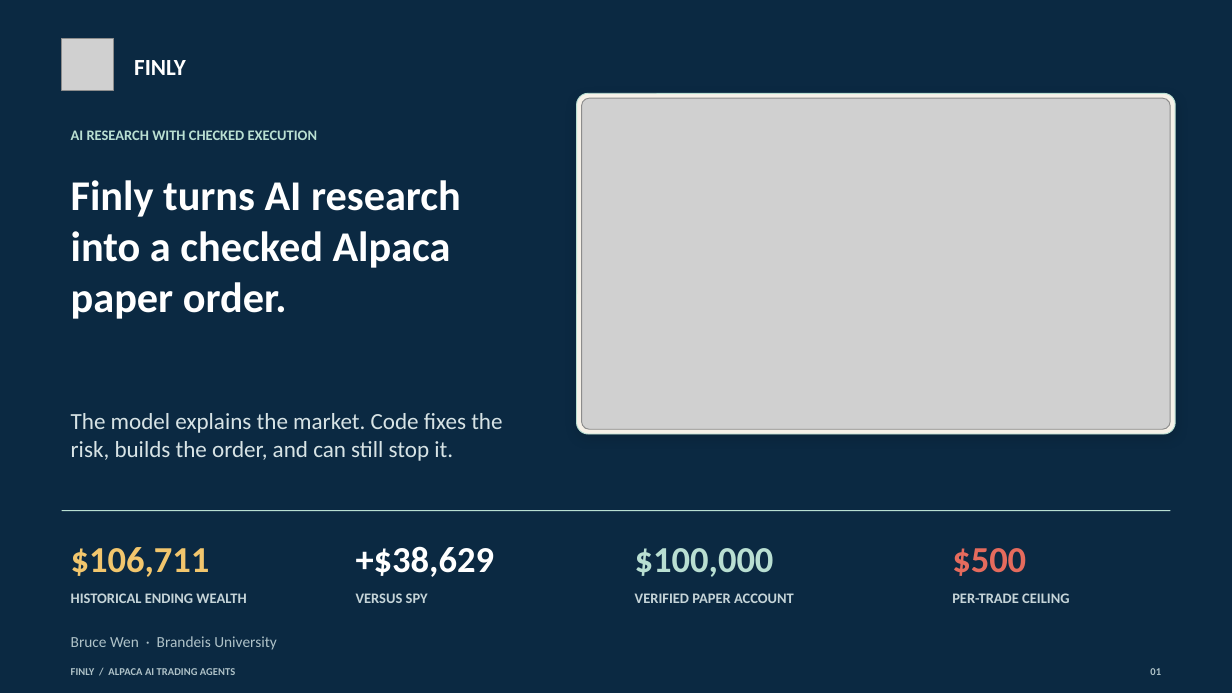
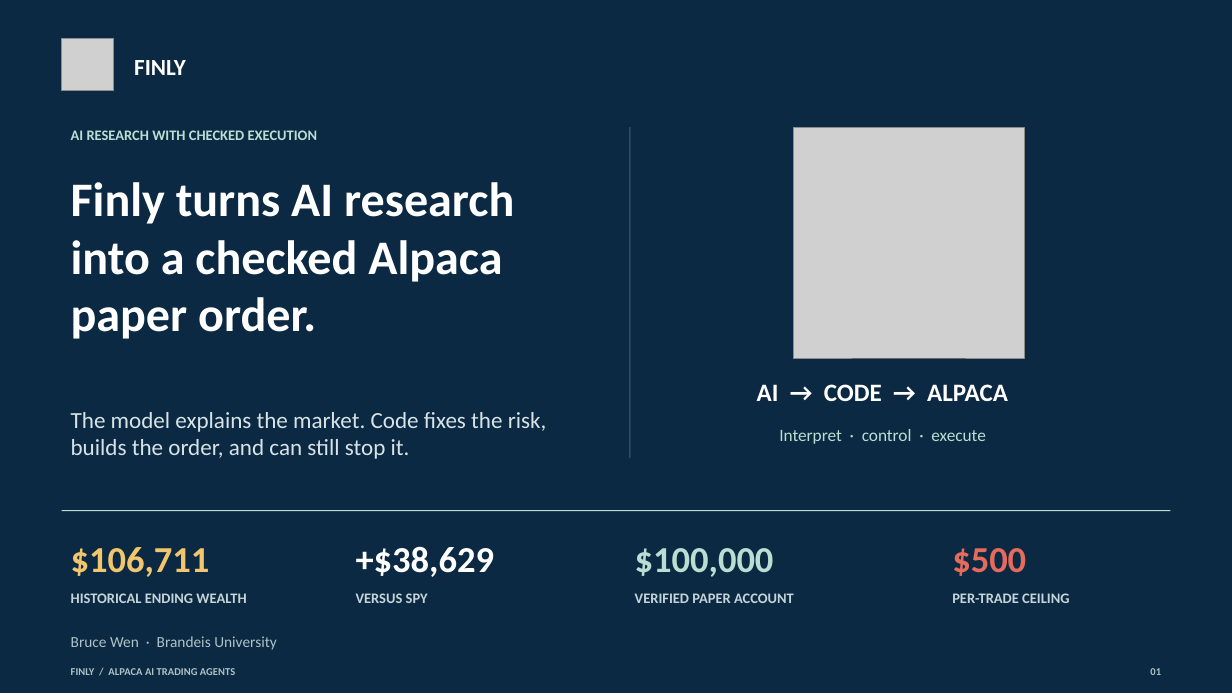
Before and after one commit to owlsowo/finly-bot, a slide deck: slide 1 of public/judge/Finly_Consulting_Deck.pptx. Drawn at 1232x693 pixels with LibreOffice and Linux fonts; fonts in the diff are those of the drawing; grey boxes stand for pictures. Boxes give left, top, right and bottom in pixels: in the first picture for what was removed or moved away, otherwise in the second. Text is boxed around its words. In the diff, an @@ line names an element or a change of style, - is before the commit and + after.

```diff
--- a/public/judge/Finly_Consulting_Deck.pptx
+++ b/public/judge/Finly_Consulting_Deck.pptx
@@ rounded rectangle removed at [577,93,1176,434] @@
@@ picture removed at [581,98,1170,429] @@
@@ rectangle added at [629,128,630,458], fill #406278 @@
@@ picture added at [793,128,1024,359] @@
@@ text "Finly turns AI research into ..." at [71,182,514,339]: size 33 to 37.5 pt @@
@@ text added at [757,384,1008,401], 19.5 pt, text #FFFFFF, bold @@
+AI → CODE → ALPACA
@@ text "The model explains the market. ..." rewrapped from [71,413,502,461] to [71,412,547,459] @@
@@ text added at [779,429,985,444], 13.5 pt, text #B9DFD2 @@
+Interpret · control · execute
```
Also in this commit, not shown: 1 other slide changed, 2 other files.
